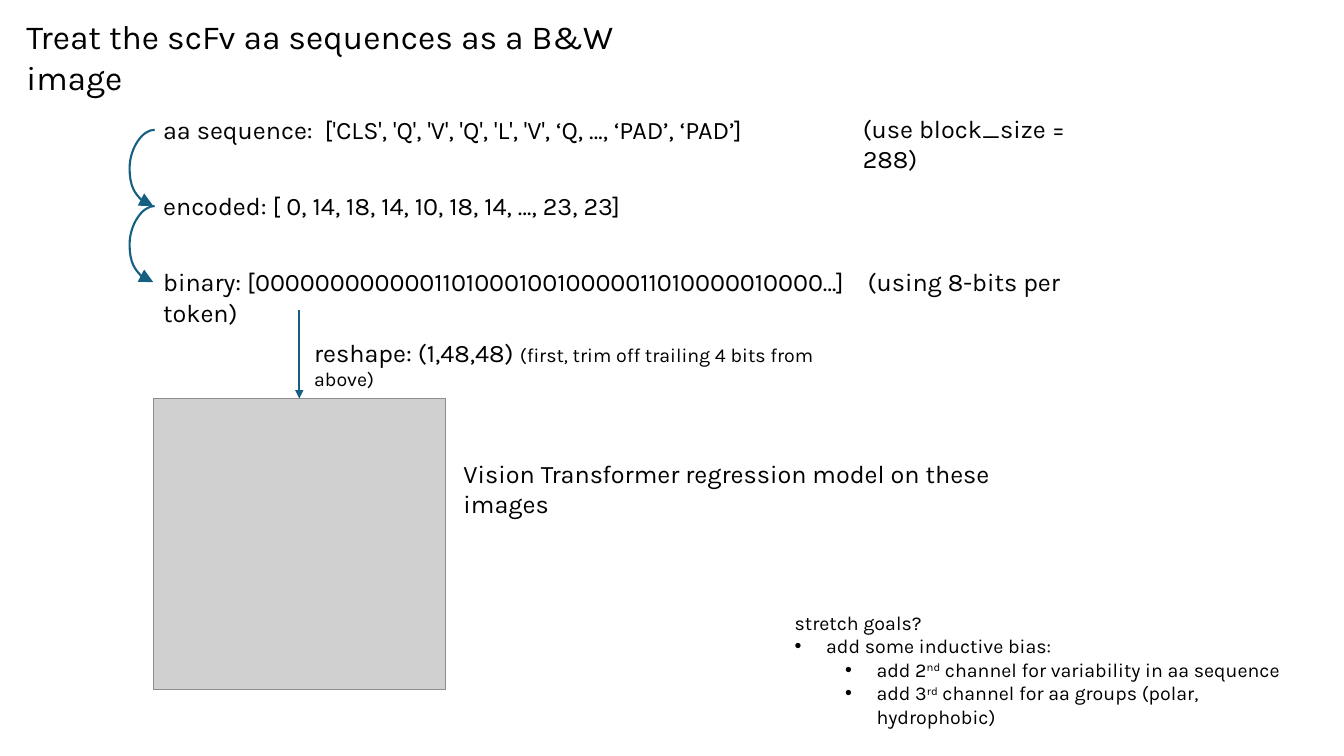
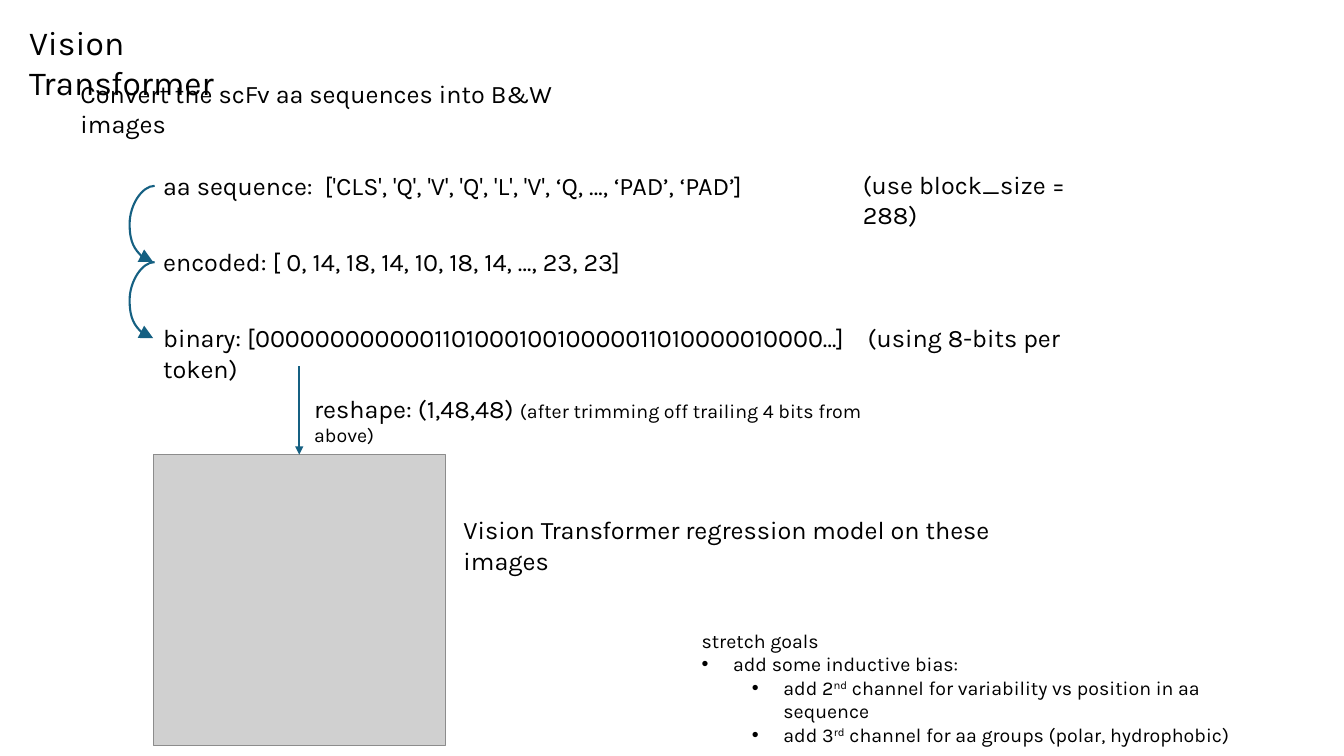
Before and after one commit to planaria158/BERT-antibody-antigen-binding-energy, a slide deck: slide 8 of Homework-aAlphaBio.pptx (slide 7 before the commit). Drawn at 1344x756 pixels with LibreOffice and Linux fonts; fonts in the diff are those of the drawing; grey boxes stand for pictures. Boxes give left, top, right and bottom in pixels: in the first picture for what was removed or moved away, otherwise in the second. Text is boxed around its words. In the diff, an @@ line names an element or a change of style, - is before the commit and + after.

```diff
--- a/Homework-aAlphaBio.pptx
+++ b/Homework-aAlphaBio.pptx
@@ text added at <box>29,32,214,104</box>, 24 pt, text #000000 @@
+Vision Transformer
@@ text at <box>80,81,552,139</box>: text changed; size 24 to 18 pt @@
-Treat the scFv aa sequences as a B&W image
+Convert the scFv aa sequences into B&W images
@@ 5 texts, 2 curved arrows, 1 picture, 1 arrow: place and size @@
-5 texts, 2 curved arrows, 1 picture, 1 arrow at <box>129,120,1060,690</box>
+5 texts, 2 curved arrows, 1 picture, 1 arrow at <box>129,176,1060,746</box>
@@ text at <box>314,400,861,424</box>: text changed @@
-reshape: (1,48,48) (first, trim off trailing 4 bits from above)
+reshape: (1,48,48) (after trimming off trailing 4 bits from above)
@@ text "stretch goals": place and size @@
-text "stretch goals" at <box>795,616,1280,705</box>
+text "stretch goals" at <box>702,634,1229,747</box>
@@ text at <box>702,634,818,653</box>: text changed @@
-stretch goals?
+stretch goals
@@ text at <box>783,681,1200,723</box>: text changed @@
-  • add 2nd channel for variability in aa sequence
+  • add 2nd channel for variability vs position in aa sequence
```
Also in this commit, not shown: 2 other slides changed, 2 slides added, 5 other files.
